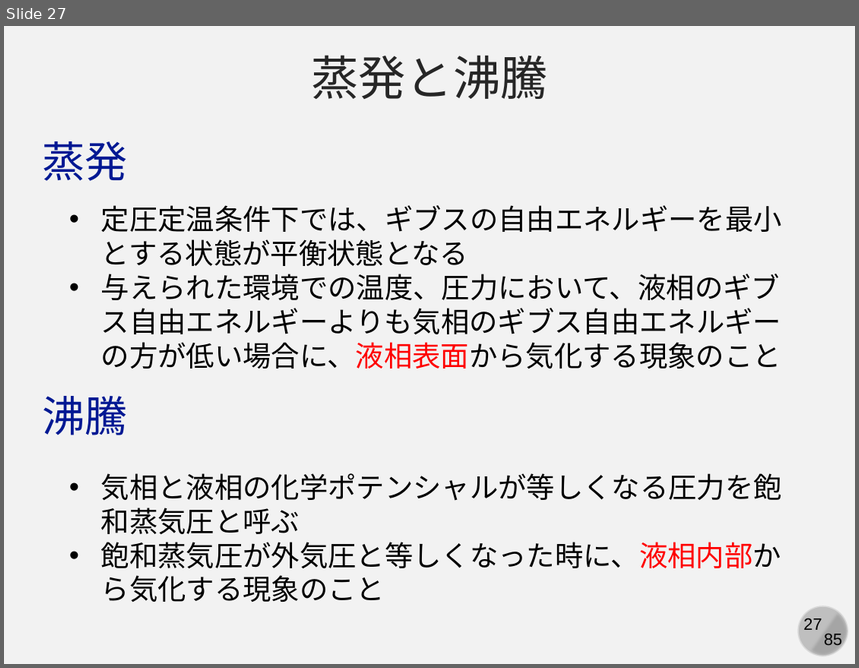
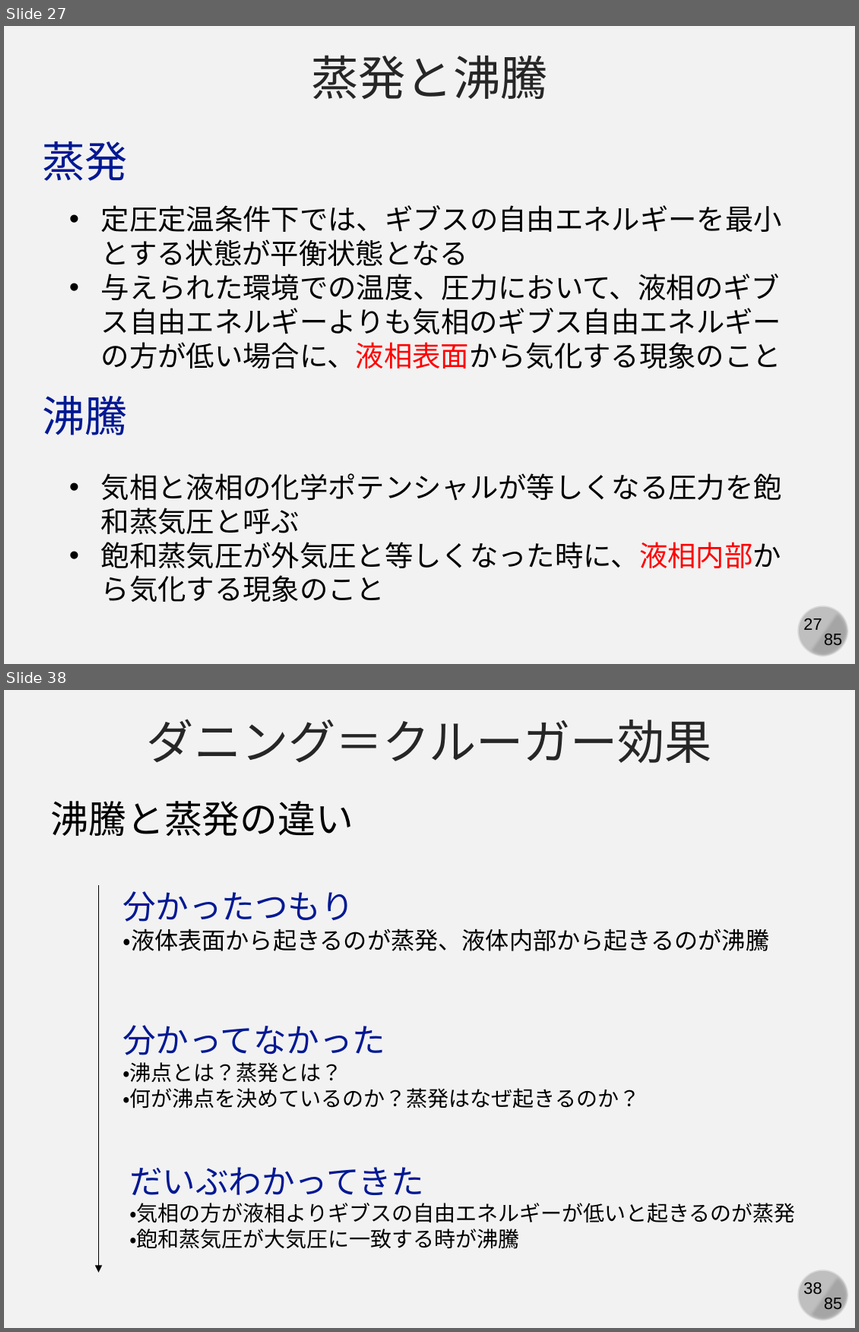
Before and after one commit to kaityo256/yamagata2022, a slide deck: 05_md_advanced/yamagata05.pptx. Shown one above the other, each under a label of ours: slide 27 before the commit, slides 27 and 38 after it; the slides between them are not shown. The pictures are 859x668 and 859x1332 pixels, drawn with LibreOffice and Linux fonts; fonts in the diff are those of the drawing. Boxes give left, top, right and bottom in pixels: in the first picture for what was removed or moved away, otherwise in the second. Text is boxed around its words. In the diff, an @@ line names an element or a change of style, - is before the commit and + after.

```diff
--- a/05_md_advanced/yamagata05.pptx
+++ b/05_md_advanced/yamagata05.pptx
@@ slide 38 added at <box>4,690,855,1328</box>, background #F2F2F2; not listed: 4 template elements that a slide beside it also shows @@
@@ text added at <box>147,719,712,763</box>, 40 pt, text #262626 @@
+ダニング＝クルーガー効果
@@ text added at <box>51,801,354,836</box>, 32 pt, text #000000 @@
+沸騰と蒸発の違い
@@ arrow added from (98, 886) to (98, 1273), #000000 0.5 pt @@
@@ text added at <box>123,891,769,951</box>, 20 pt, text #000000 @@
+分かったつもり
+・液体表面から起きるのが蒸発、液体内部から起きるのが沸騰
@@ text added at <box>123,1025,640,1109</box>, 18 pt, text #000000 @@
+分かってなかった
+・沸点とは？蒸発とは？
+・何が沸点を決めているのか？蒸発はなぜ起きるのか？
@@ text added at <box>129,1167,795,1249</box>, 18 pt, text #000000 @@
+だいぶわかってきた
+・気相の方が液相よりギブスの自由エネルギーが低いと起きるのが蒸発
+・飽和蒸気圧が大気圧に一致する時が沸騰
```
Also in this commit, not shown: 14 other slides added.
